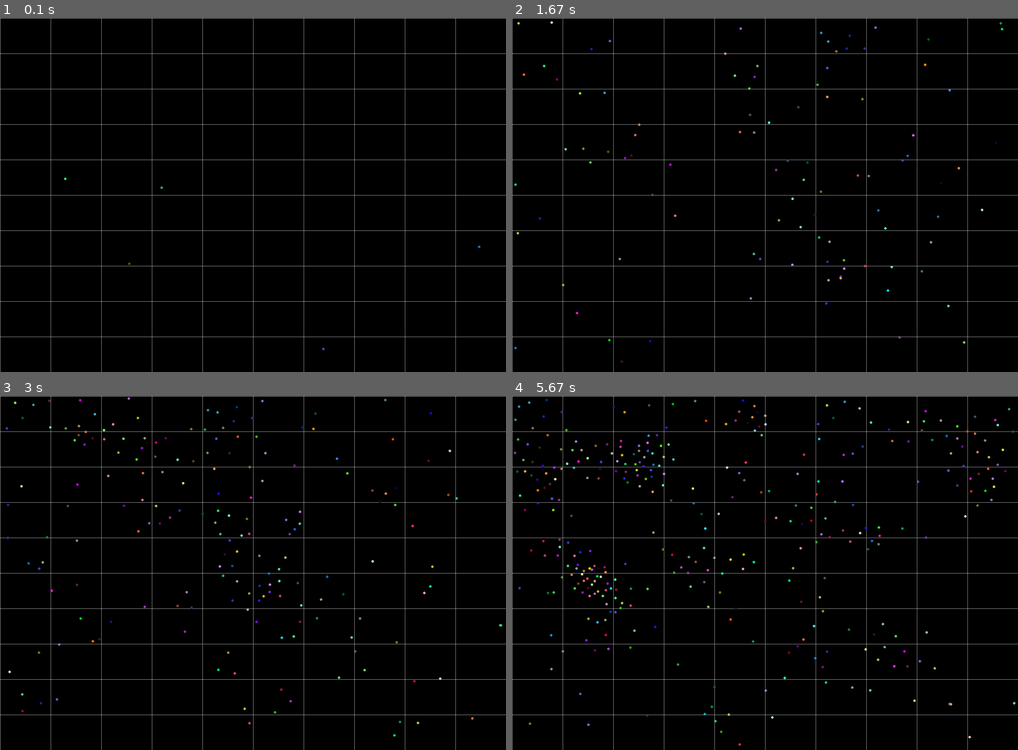
Above: before the commit, frames 1-4 (two rows, left to right).
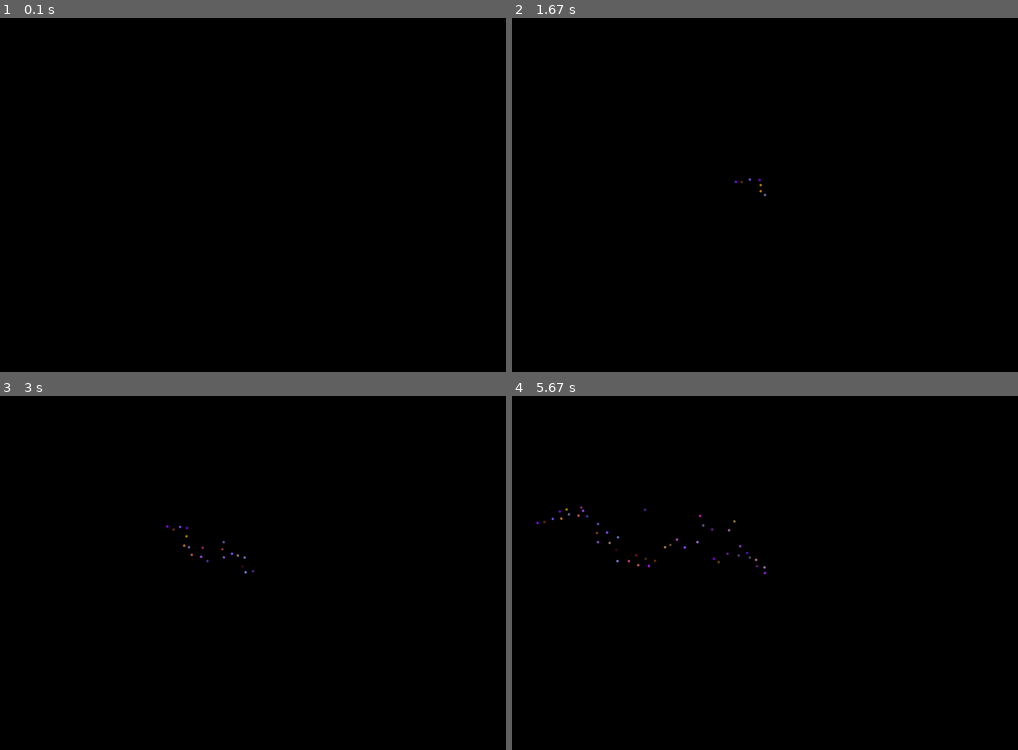
Above: after the commit, the same moments.

Repository: ImmenseDruid/pygame_boids
Game: pygame game, started from main.py
Two runs of this game, one before a commit and one after it. Both use one fixed random seed, a clock stepped at 60 frames per second and the inputs below.
Inputs:
- Up to frame 1 (0.1 s): no input
- Up to frame 2 (1.67 s): no input
- Up to frame 3 (3 s): no input
- Up to frame 4 (5.67 s): no input

The runs differ from the first frame. In frame 1, 2.7% of the frame differs, in the area x 0-100%, y 0-100%; in frame 2, 3.0%; in frame 3, 3.4%; in frame 4, 4.0%.

Commit message:
Added Unlimited Spawning
Added unlimited spawning and a lifespan so that it might change the
average velocity of all of the boids

Diff:
--- a/boid.py
+++ b/boid.py
@@ -26,7 +26,7 @@
 
 
 class Boid():
-	maxSpeed = 5
+	maxSpeed = 7
 	maxForce = 20
 
 	def __init__(self, x, y, vx, vy, screenWidth, screenHeight, color):
@@ -46,15 +46,23 @@
 
 		self.color = color
 
-		self.sight = 100
+		self.lifeSpan = 60
+
+		self.sight = 50
 
 		self.separationForce = [0,0]
 		self.alignmentForce = [0,0]
 		self.cohesionForce = [0,0]
 
-		self.separationWeight = .3 #between .2 - 1
-		self.cohesionWeight = 1 #between 0 and .5
-		self.alignmentWeight = .5 #between 0 and 1
+		self.separationWeight = random.random() * 1 + 0.5 #between .2 - 1
+		self.cohesionWeight = random.random() #between 0 and .5
+		self.alignmentWeight = random.random() #between 0 and 1
+
+		self.red = self.separationWeight * 255 / 2
+		self.green = self.cohesionWeight * 255 / 2
+		self.blue = self.alignmentWeight * 255
+
+		self.color = (self.red, self.green, self.blue)
 
 		self.mass = 5
 
@@ -109,6 +117,8 @@
 		self.ay = 0
 		self.forces = []
 
+
+		self.lifeSpan -= 0.01
 
 
 
--- a/main.py
+++ b/main.py
@@ -15,18 +15,18 @@
 boids = []
 
 partitions = []
-partitionsNumX = 10
-partitionsNumY = 10
+partitionsNumX = 30
+partitionsNumY = 30
 partitionSizeX = SCREEN_WIDTH // partitionsNumX
 partitionSizeY = SCREEN_HEIGHT // partitionsNumY
 
 def draw():
 	screen.fill((0, 0, 0))
 
-	for i in range(SCREEN_WIDTH // partitionSizeX):
-		pygame.draw.line(screen, (255,255,255), (i * partitionSizeX, 0), (i * partitionSizeX, SCREEN_HEIGHT))
-	for j in range(SCREEN_HEIGHT // partitionSizeY):
-		pygame.draw.line(screen, (255,255,255), (0, j * partitionSizeY), (SCREEN_WIDTH, j * partitionSizeY))
+	#for i in range(SCREEN_WIDTH // partitionSizeX):
+	#	pygame.draw.line(screen, (255,255,255), (i * partitionSizeX, 0), (i * partitionSizeX, SCREEN_HEIGHT))
+	#for j in range(SCREEN_HEIGHT // partitionSizeY):
+	#	pygame.draw.line(screen, (255,255,255), (0, j * partitionSizeY), (SCREEN_WIDTH, j * partitionSizeY))
 
 
 
@@ -44,20 +44,25 @@
 	# 100
 
 	for boid in boids:
-		partitions[int(boid.x // partitionSizeX)][int(boid.y // partitionSizeY)].append(boid)
+		#print(str(int(boid.x // partitionSizeX)) + '/' + str(len(partitions)))
+		#print(str(int(boid.y // partitionSizeY)) + '/' + str(len(partitions)))
+		for i in range(-1, 2):
+			for j in range(-1, 2):
+				partitions[int(boid.x // partitionSizeX + partitionsNumX - 1 + i) % len(partitions)][int(boid.y // partitionSizeY + partitionsNumY - 1 + j) % len(partitions[0])].append(boid)
 
 
 	# max_boids iterations
 	# 1000
+	removeMe = []
+	for boid in boids:
+		temp = partitions[(int(boid.x // partitionSizeX) + i + partitionsNumX - 1) % len(partitions)][(int(boid.y // partitionSizeY) + j + partitionsNumY - 1) % len(partitions[0])]
+		boid.update(temp)
+		if boid.lifeSpan <= 0:
+			removeMe.append(boid)
+	#	boid.update(boids)
 
-	for boid in boids:
-		temp = []
-		for i in range(-1, 1):
-			for j in range(-1, 1):
-				#if int(boid.x // partitionSizeX) + i >= 0 and int(boid.y // partitionSizeY) + j >= 0 and int(boid.x // partitionSizeX) + i < len(partitions) and int(boid.y // partitionSizeY) + j > len(partitions[0]):
-					temp.extend(partitions[int(boid.x // partitionSizeX) + i][int(boid.y // partitionSizeY) + j])
-		boid.update(temp)
-	#	boid.update(boids)
+	for boid in removeMe:
+		boids.remove(boid)
 
 	#max boid iterations * size of temp
 	#1000 * size of temp
@@ -77,15 +82,12 @@
 
 while run:
 
-	clock.tick(60)
+	delta = clock.tick(30)
 
-	delta = 1 / 60
+	boidSpawnTimer -= delta / 1000
 
-
-	boidSpawnTimer -= delta
-
-	if len(boids) < max_boids:
-		boids.append(boid.Boid(random.random() * SCREEN_WIDTH, random.random() * SCREEN_HEIGHT, random.random() * 2 - 1, random.random() * 2 - 1,  SCREEN_WIDTH, SCREEN_HEIGHT, (random.randrange(1, 255), random.randrange(1, 255), random.randrange(1, 255))))
+	if len(boids) < max_boids and boidSpawnTimer <=  0:
+		boids.append(boid.Boid(SCREEN_WIDTH // 2, SCREEN_HEIGHT // 2, random.random() * 2 - 1, random.random() * 2 - 1,  SCREEN_WIDTH, SCREEN_HEIGHT, (random.randrange(1, 255), random.randrange(1, 255), random.randrange(1, 255))))
 		boidSpawnTimer = boidSpawnTimerResetValue
 		print(len(boids))
 
@@ -97,6 +99,8 @@
 
 	update()
 
+	#print(1000 / delta)
+
 
 
 
